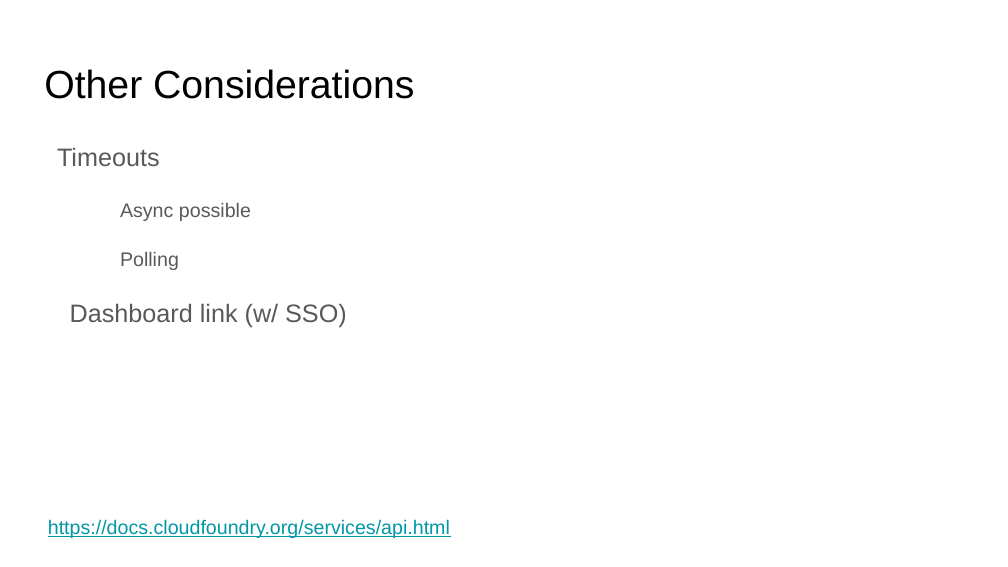
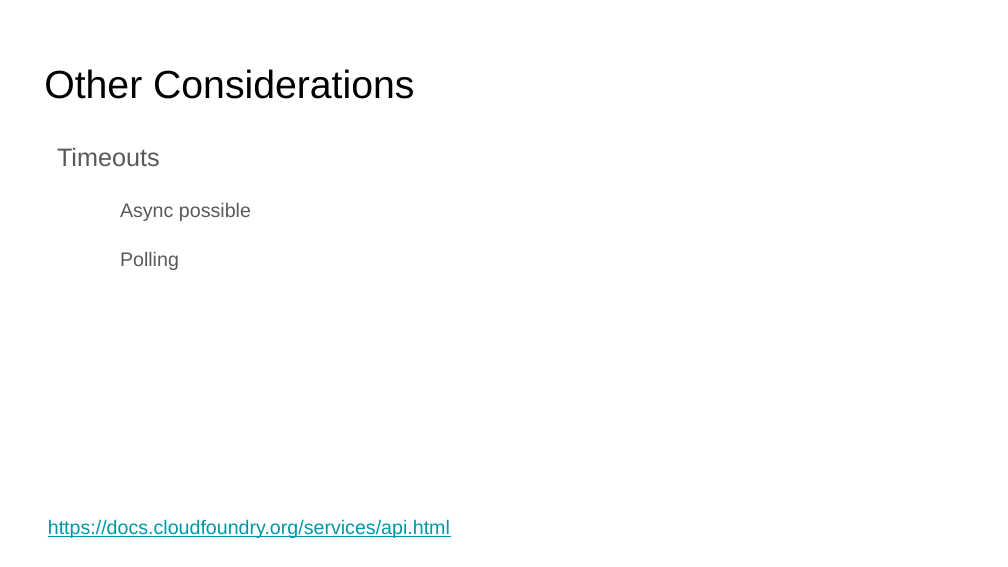
Before and after one commit to vmware-archive/miyer-industry-day-training-material, a slide deck: slide 15 of SERVICE BROKERS.pptx. Drawn at 1008x567 pixels with LibreOffice and Linux fonts; fonts in the diff are those of the drawing. Boxes give left, top, right and bottom in pixels: in the first picture for what was removed or moved away, otherwise in the second. Text is boxed around its words. In the diff, an @@ line names an element or a change of style, - is before the commit and + after.

```diff
--- a/SERVICE BROKERS.pptx
+++ b/SERVICE BROKERS.pptx
@@ text at box(70, 303, 347, 327): paragraph removed @@
-Dashboard link (w/ SSO)
```
